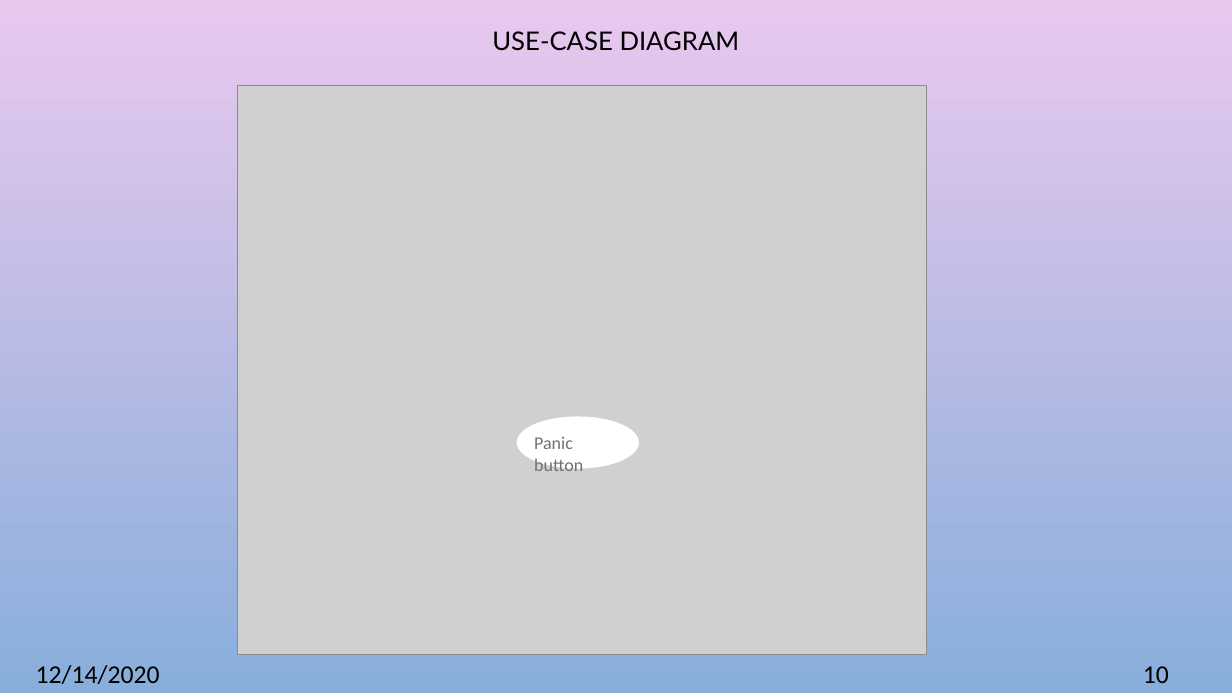
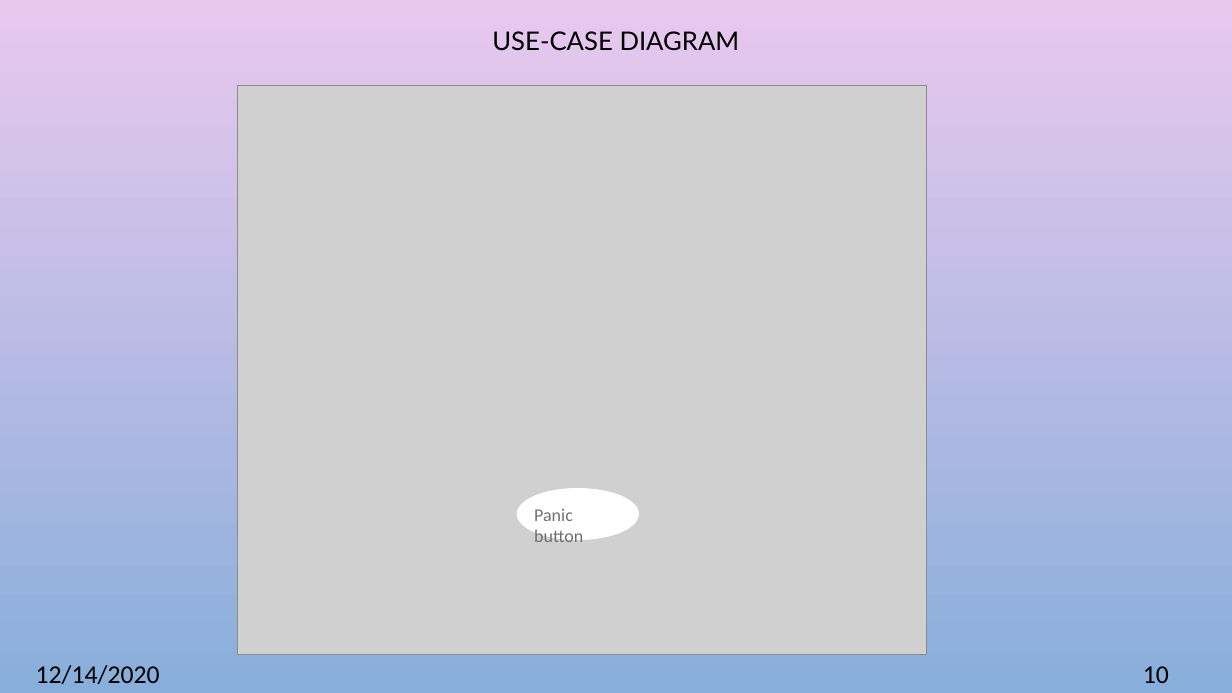
Before and after one commit to deuja14/e-blood-bank, a slide deck: slide 10 of E-BloodBank_proposal.pptx. Drawn at 1232x693 pixels with LibreOffice and Linux fonts; fonts in the diff are those of the drawing; grey boxes stand for pictures; background and template pictures are left out. Boxes give left, top, right and bottom in pixels: in the first picture for what was removed or moved away, otherwise in the second. Text is boxed around its words. In the diff, an @@ line names an element or a change of style, - is before the commit and + after.

```diff
--- a/E-BloodBank_proposal.pptx
+++ b/E-BloodBank_proposal.pptx
@@ ellipse: place and size @@
-ellipse at <box>517,417,639,469</box>
+ellipse at <box>517,488,639,540</box>
@@ text "Panic button": place and size @@
-text "Panic button" at <box>534,437,583,471</box>
+text "Panic button" at <box>534,509,583,542</box>
```
Also in this commit, not shown: 1 other slide changed.
